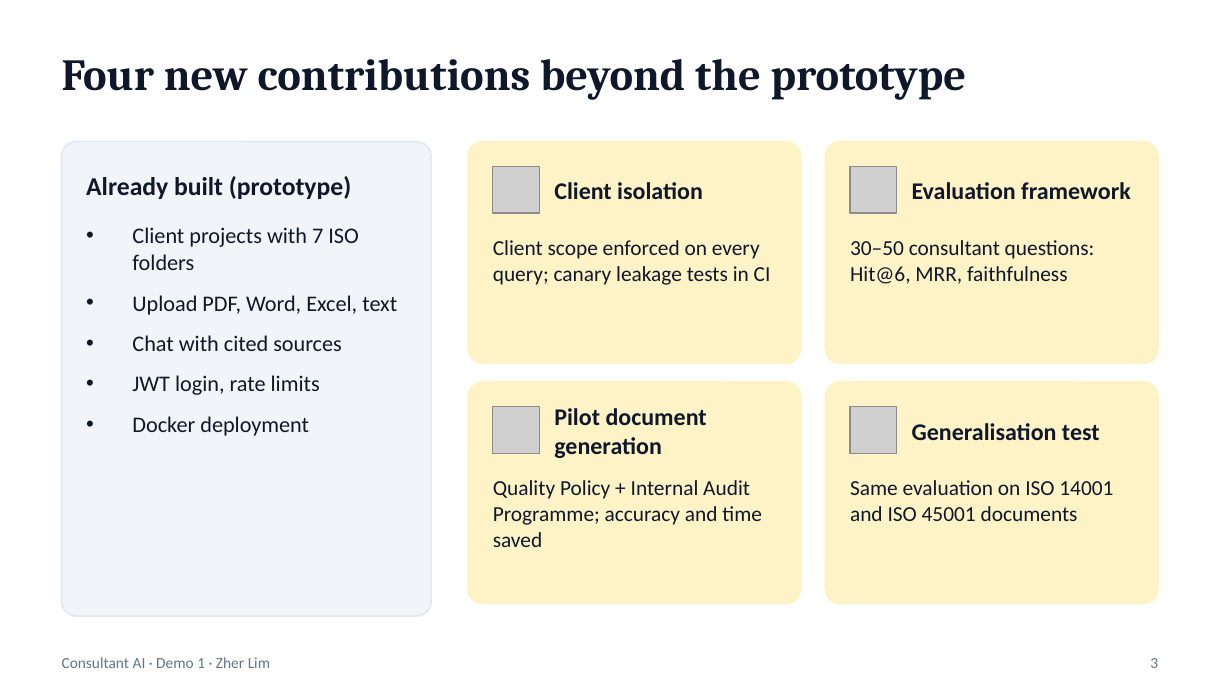
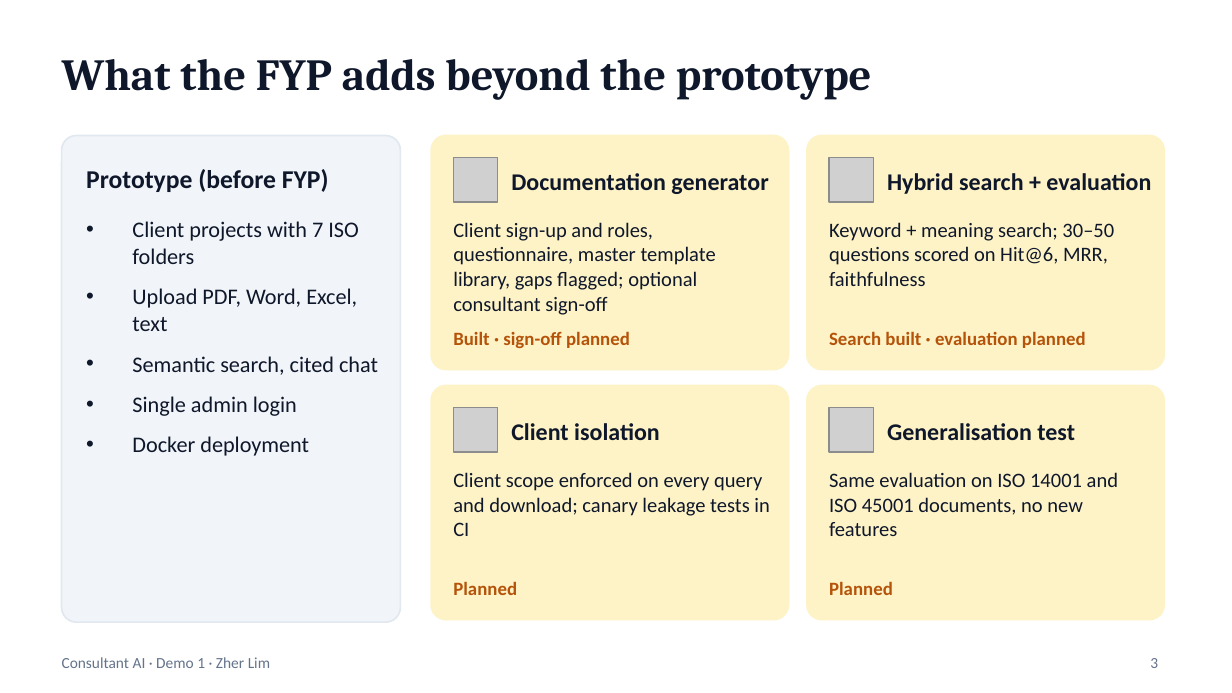
Before and after one commit to zherl25/Consultancy_Project, a slide deck: slide 3 of docs/presentations/Demo1_Consultant_AI.pptx. Drawn at 1232x693 pixels with LibreOffice and Linux fonts; fonts in the diff are those of the drawing; grey boxes stand for pictures. Boxes give left, top, right and bottom in pixels: in the first picture for what was removed or moved away, otherwise in the second. Text is boxed around its words. In the diff, an @@ line names an element or a change of style, - is before the commit and + after.

```diff
--- a/docs/presentations/Demo1_Consultant_AI.pptx
+++ b/docs/presentations/Demo1_Consultant_AI.pptx
@@ title at box(62, 59, 872, 100): text changed @@
-Four new contributions beyond the prototype
+What the FYP adds beyond the prototype
@@ rounded rectangle: place and size @@
-rounded rectangle at box(62, 142, 431, 616)
+rounded rectangle at box(62, 136, 400, 622)
@@ rounded rectangle: place and size @@
-rounded rectangle at box(468, 142, 801, 363)
+rounded rectangle at box(431, 136, 788, 370)
@@ rounded rectangle: place and size @@
-rounded rectangle at box(825, 142, 1158, 363)
+rounded rectangle at box(807, 136, 1164, 370)
@@ text at box(86, 169, 329, 192): text changed @@
-Already built (prototype)
+Prototype (before FYP)
@@ picture: place and size @@
-picture at box(493, 407, 540, 453)
+picture at box(453, 158, 498, 202)
@@ text added at box(511, 173, 768, 194), 14 pt, text #0F172A, bold @@
+Documentation generator
@@ picture: place and size @@
-picture at box(850, 166, 897, 213)
+picture at box(829, 158, 873, 202)
@@ text at box(887, 173, 1151, 194): text changed @@
-Evaluation framework
+Hybrid search + evaluation
@@ text added at box(453, 222, 716, 315), 12 pt, text #0F172A @@
+Client sign-up and roles, questionnaire, master template library, gaps flagged; optional consultant sign-off
@@ text at box(829, 222, 1114, 286): text changed; size 12.5 to 12 pt @@
-30–50 consultant questions: Hit@6, MRR, faithfulness
+Keyword + meaning search; 30–50 questions scored on Hit@6, MRR, faithfulness
@@ text at box(132, 356, 378, 416): text changed @@
-• Chat with cited sources
-• JWT login, rate limits
+• Semantic search, cited chat
+• Single admin login
@@ text added at box(453, 332, 630, 348), 11 pt, text #B45309, bold @@
+Built · sign-off planned
@@ text added at box(829, 332, 1086, 348), 11 pt, text #B45309, bold @@
+Search built · evaluation planned
@@ proportions changed in 5 elements at box(62, 136, 400, 622), box(431, 136, 788, 370), box(807, 136, 1164, 370), box(807, 386, 1164, 620), box(431, 386, 788, 620) @@
@@ rounded rectangle: place and size @@
-rounded rectangle at box(468, 382, 801, 604)
+rounded rectangle at box(431, 386, 788, 620)
@@ rounded rectangle: place and size @@
-rounded rectangle at box(825, 382, 1158, 604)
+rounded rectangle at box(807, 386, 1164, 620)
@@ picture: place and size @@
-picture at box(493, 166, 540, 213)
+picture at box(453, 408, 498, 452)
@@ text "Client isolation": place and size @@
-text "Client isolation" at box(554, 182, 703, 199)
+text "Client isolation" at box(511, 423, 660, 440)
@@ text removed at box(554, 408, 707, 458) @@
-Pilot document generation
@@ picture: place and size @@
-picture at box(850, 407, 897, 453)
+picture at box(829, 408, 873, 452)
@@ text "Generalisation test": place and size @@
-text "Generalisation test" at box(912, 423, 1100, 440)
+text "Generalisation test" at box(887, 423, 1075, 440)
@@ text at box(453, 472, 769, 536): text changed; size 12.5 to 12 pt @@
-Client scope enforced on every query; canary leakage tests in CI
+Client scope enforced on every query and download; canary leakage tests in CI
@@ text at box(829, 472, 1118, 536): text changed; size 12.5 to 12 pt @@
-Same evaluation on ISO 14001 and ISO 45001 documents
+Same evaluation on ISO 14001 and ISO 45001 documents, no new features
@@ text removed at box(493, 480, 762, 547) @@
-Quality Policy + Internal Audit Programme; accuracy and time saved
@@ text added at box(453, 582, 517, 595), 11 pt, text #B45309, bold @@
+Planned
@@ text added at box(829, 582, 893, 595), 11 pt, text #B45309, bold @@
+Planned
```
Also in this commit, not shown: 5 other slides changed, 3 slides added, 3 slides removed.
